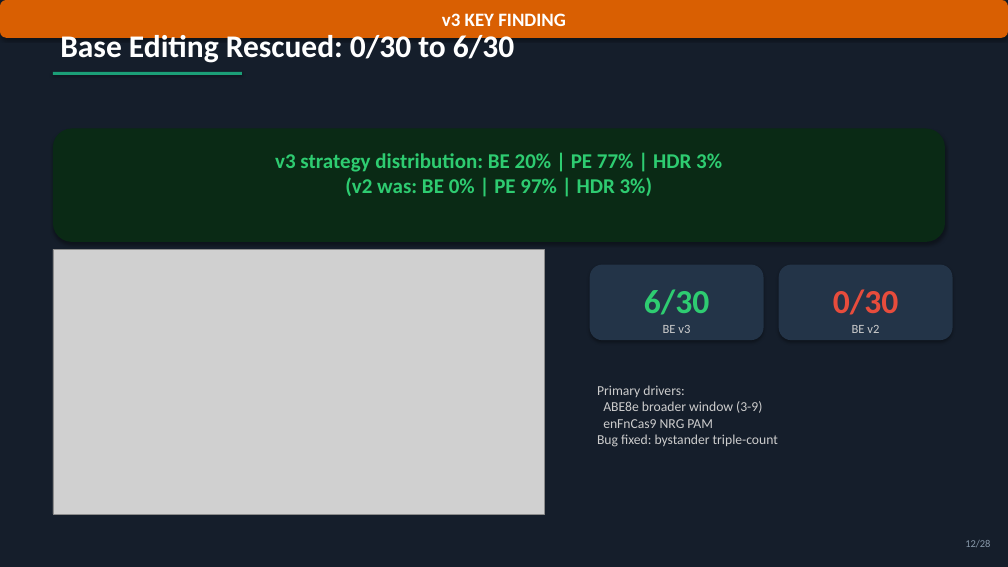
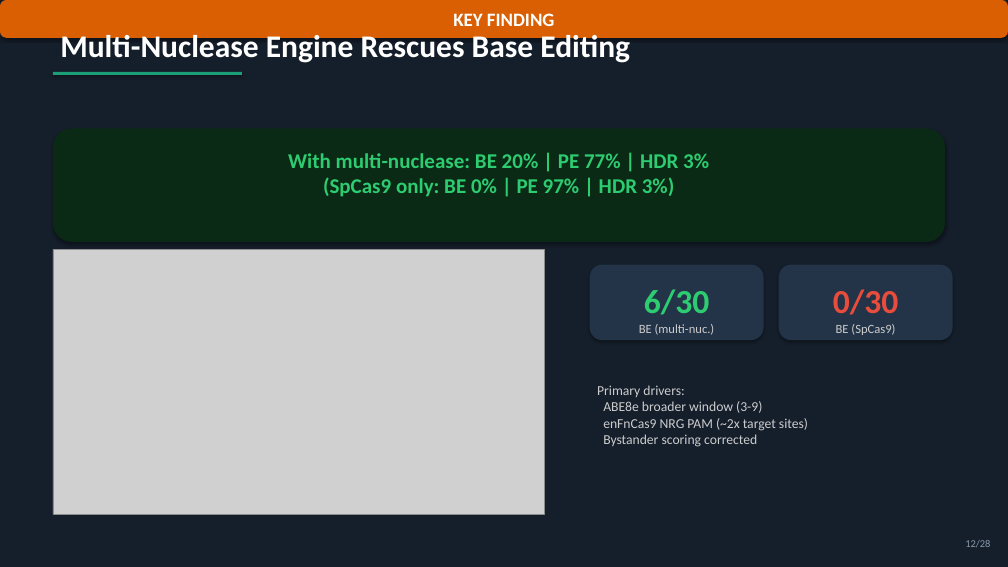
Before and after one commit to visvikbharti/CRISPRArchitect, a slide deck: slide 12 of paper/CRISPRArchitect_v3_LabMeeting.pptx. Drawn at 1008x567 pixels with LibreOffice and Linux fonts; fonts in the diff are those of the drawing; grey boxes stand for pictures. Boxes give left, top, right and bottom in pixels: in the first picture for what was removed or moved away, otherwise in the second. Text is boxed around its words. In the diff, an @@ line names an element or a change of style, - is before the commit and + after.

```diff
--- a/paper/CRISPRArchitect_v3_LabMeeting.pptx
+++ b/paper/CRISPRArchitect_v3_LabMeeting.pptx
@@ text at [453, 13, 555, 26]: text changed @@
-v3 KEY FINDING
+KEY FINDING
@@ text at [60, 31, 630, 65]: text changed @@
-Base Editing Rescued: 0/30 to 6/30
+Multi-Nuclease Engine Rescues Base Editing
@@ text at [288, 153, 709, 197]: text changed @@
-v3 strategy distribution: BE 20% | PE 77% | HDR 3%
-(v2 was: BE 0% | PE 97% | HDR 3%)
+With multi-nuclease: BE 20% | PE 77% | HDR 3%
+(SpCas9 only: BE 0% | PE 97% | HDR 3%)
@@ text at [639, 324, 715, 335]: text changed @@
-BE v3
+BE (multi-nuc.)
@@ text at [836, 324, 895, 335]: text changed @@
-BE v2
+BE (SpCas9)
@@ text at [597, 385, 808, 447]: text changed @@
-Primary drivers:
-ABE8e broader window (3-9)
-enFnCas9 NRG PAM
-Bug fixed: bystander triple-count
+Primary drivers:
+ABE8e broader window (3-9)
+enFnCas9 NRG PAM (~2x target sites)
+Bystander scoring corrected
```
Also in this commit, not shown: 11 other slides changed, 19 other files.
